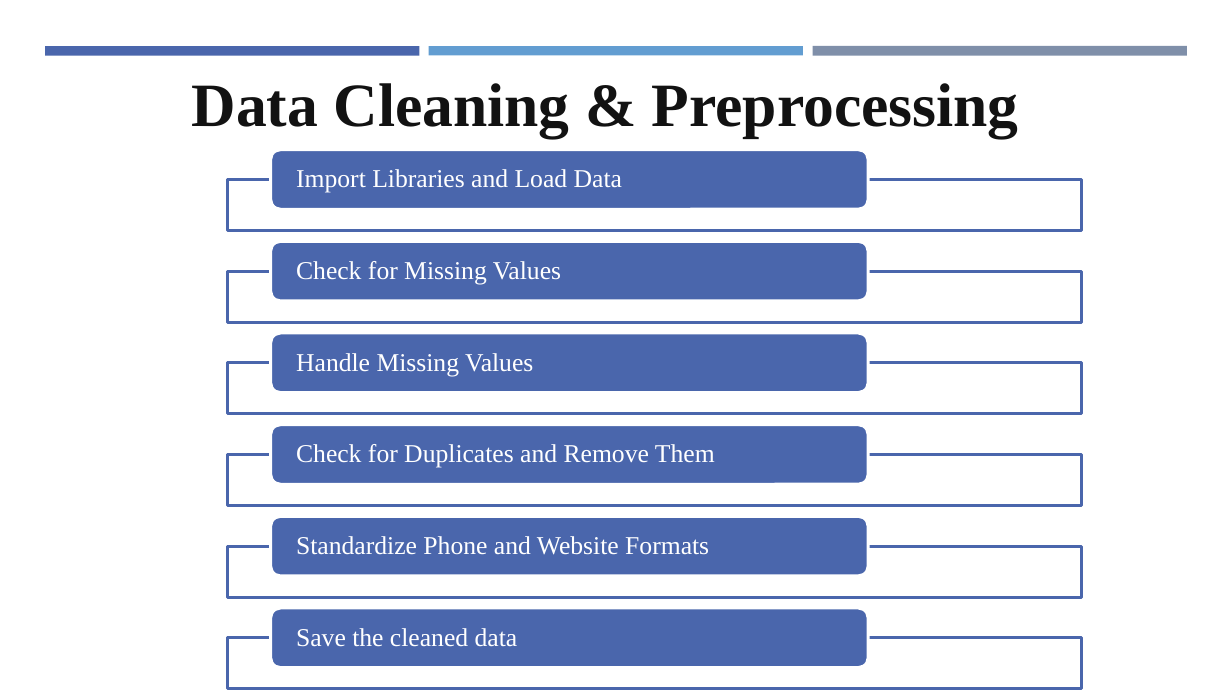
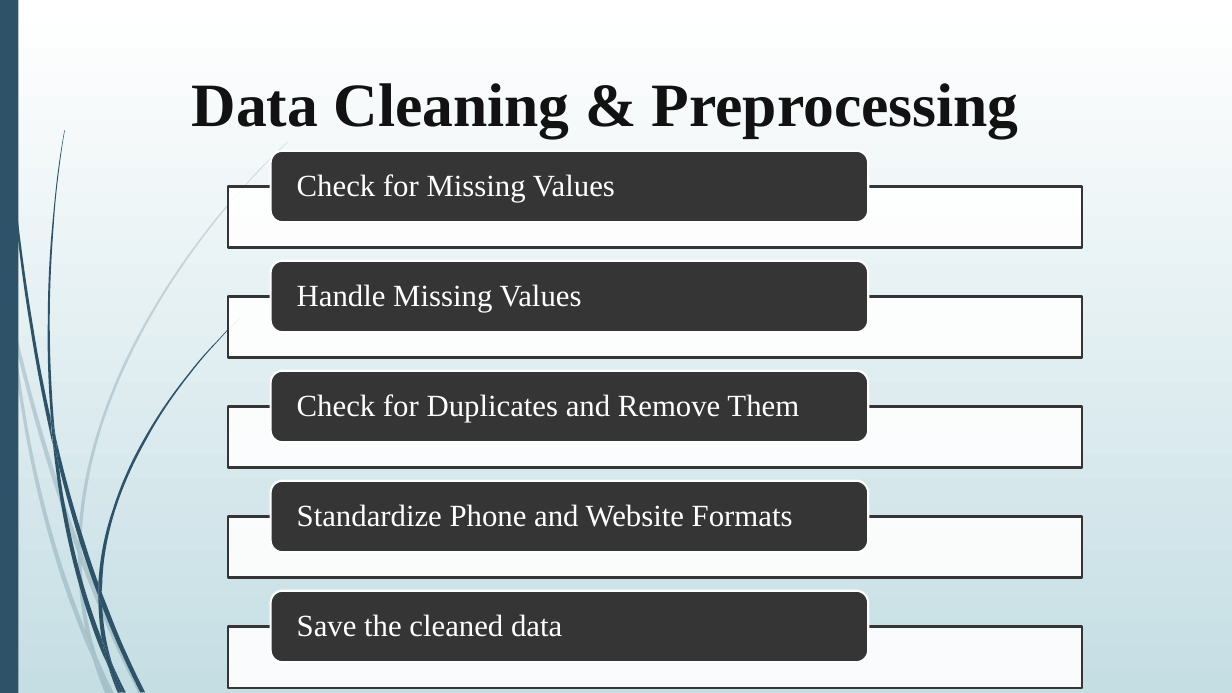
Before and after one commit to kouakoua1/Hospital-Analysis, a slide deck: slide 6 of 5 - Hospital Data Analysis report - Presentation.pptx. Drawn at 1232x693 pixels with LibreOffice and Linux fonts; fonts in the diff are those of the drawing. Boxes give left, top, right and bottom in pixels: in the first picture for what was removed or moved away, otherwise in the second. Text is boxed around its words. In the diff, an @@ line names an element or a change of style, - is before the commit and + after.

```diff
--- a/5 - Hospital Data Analysis report - Presentation.pptx
+++ b/5 - Hospital Data Analysis report - Presentation.pptx
@@ background #FFFFFF to gradient #FFFFFF to #C5DEE5 @@
@@ rectangle added at [0, 0, 18, 692], fill #2E5369 @@
@@ rectangle removed at [46, 47, 420, 57] @@
@@ rectangle removed at [429, 47, 803, 55] @@
@@ rectangle removed at [813, 46, 1188, 55] @@
@@ rounded rectangle: place and size @@
-rounded rectangle at [271, 149, 869, 208]
+rounded rectangle at [271, 150, 869, 222]
@@ size 15 to 18 pt; more space between paragraphs in 5 elements at [297, 614, 562, 637], [297, 504, 793, 527], [297, 394, 799, 422], [297, 284, 582, 312], [297, 174, 615, 202] @@
@@ text "Check for Missing Values": place and size @@
-text "Check for Missing Values" at [296, 261, 561, 285]
+text "Check for Missing Values" at [297, 174, 615, 202]
@@ text removed at [296, 169, 622, 193] @@
-Import Libraries and Load Data
@@ rectangle: place and size @@
-rectangle at [228, 180, 1082, 230]
+rectangle at [228, 186, 1082, 248]
@@ rounded rectangle: place and size @@
-rounded rectangle at [271, 241, 869, 301]
+rounded rectangle at [271, 261, 869, 333]
@@ text "Handle Missing Values": place and size @@
-text "Handle Missing Values" at [296, 353, 533, 376]
+text "Handle Missing Values" at [297, 284, 582, 312]
@@ rectangle: place and size @@
-rectangle at [228, 271, 1082, 322]
+rectangle at [228, 297, 1082, 359]
@@ rectangle removed at [228, 363, 1082, 414] @@
@@ fill #4A66AC to #353535; outline #FFFFFF 1.75 pt to #FFFFFF 1.25 pt in 5 elements at [271, 150, 869, 222], [271, 591, 869, 663], [271, 261, 869, 333], [271, 480, 869, 552], [271, 371, 869, 442] @@
@@ rounded rectangle: place and size @@
-rounded rectangle at [271, 333, 869, 392]
+rounded rectangle at [271, 371, 869, 442]
@@ text "Check for Duplicates and Remove ...": place and size @@
-text "Check for Duplicates and Remove ..." at [296, 444, 715, 468]
+text "Check for Duplicates and Remove ..." at [297, 394, 799, 422]
@@ outline #4A66AC 1.75 pt to #353535 1.25 pt in 5 elements at [228, 627, 1082, 689], [228, 186, 1082, 248], [228, 516, 1082, 578], [228, 297, 1082, 359], [228, 407, 1082, 468] @@
@@ rectangle: place and size @@
-rectangle at [228, 455, 1082, 505]
+rectangle at [228, 407, 1082, 468]
@@ rounded rectangle removed at [271, 425, 869, 484] @@
@@ rounded rectangle: place and size @@
-rounded rectangle at [271, 516, 869, 575]
+rounded rectangle at [271, 480, 869, 552]
@@ text "Standardize Phone and Website Formats": place and size @@
-text "Standardize Phone and Website Formats" at [296, 536, 709, 555]
+text "Standardize Phone and Website Formats" at [297, 504, 793, 527]
@@ rectangle: place and size @@
-rectangle at [228, 546, 1082, 596]
+rectangle at [228, 516, 1082, 578]
@@ rounded rectangle: place and size @@
-rounded rectangle at [271, 609, 869, 668]
+rounded rectangle at [271, 591, 869, 663]
@@ text "Save the cleaned data": place and size @@
-text "Save the cleaned data" at [296, 628, 518, 647]
+text "Save the cleaned data" at [297, 614, 562, 637]
@@ rectangle: place and size @@
-rectangle at [228, 638, 1082, 689]
+rectangle at [228, 627, 1082, 689]
@@ group added at [0, 142, 288, 693]: 10 freeform shapes @@
@@ group added at [2, 0, 241, 693]: 12 freeform shapes @@
```
Also in this commit, not shown: 18 other slides changed, 4 slides added, 15 slides removed, 1 other file.
